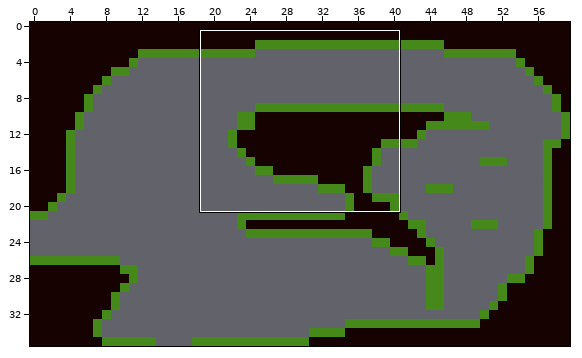
Level history. Tiled map: PlatformGame-L19_Optimization/Assets/Maps/MapCor_Sala8.tmx. The first picture is a wide view before the edit; the outline marks the close-up.
Close-up. As it was:
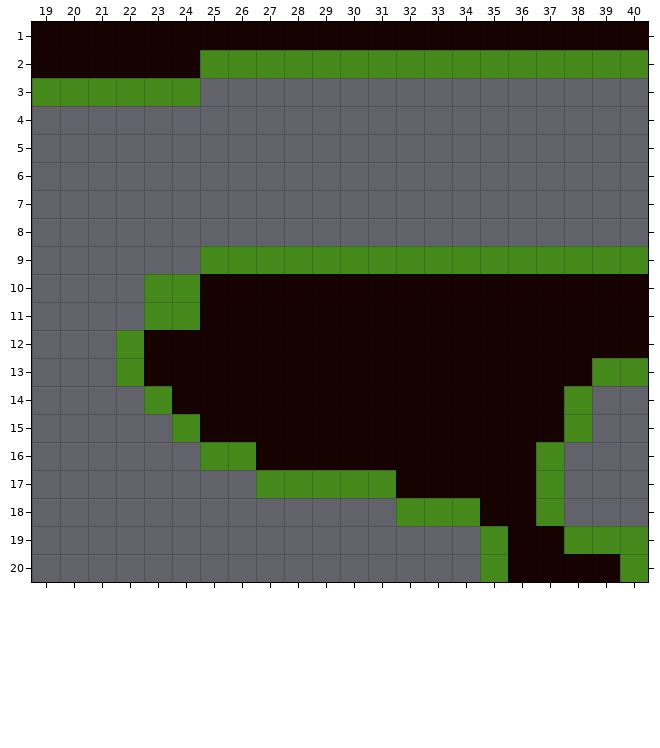
Cells are 64x64 px. Shown: x 19..40, y 1..20. The commit also changed other parts of the map, which this record leaves out.
The same view after the edit:
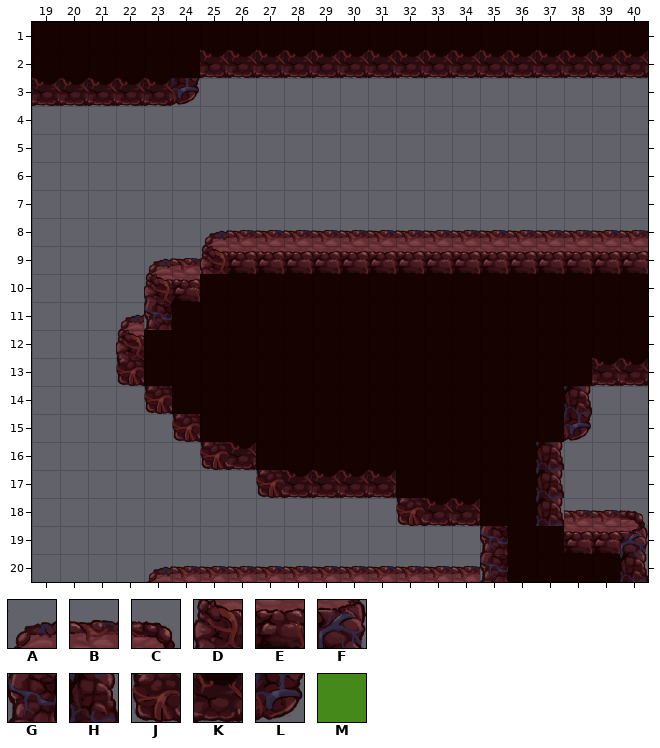
Key: from "Atlas_general": A 74, B 75, C 76, D 90, E 91, F 92, G 106, H 108, J 122, K 123, L 124; from "TileMetadata": M 1.
_ is an empty cell.
Tiles replaced or removed in this view: M.
The exact change:
Changed rows in their new state; . is an unchanged cell.
Layer "Map":
first column x 22:
 8 ...ABBBBBBBBBBBBBBB
 9 .AB................
11 A..................
first column x 23:
18 ...............BBC
20 ABBBBBBBBBBB......
Layer "Solid":
first column x 19:
 2 ......KKKKKKKKKKKKKKKK
 3 KKKKKL................
first column x 22:
 9 ...DEEEEEEEEEEEEEEE
10 .DE................
11 .G.................
12 D..................
13 J................KK
14 .J..............H..
15 ..J.............L..
16 ...JK..........H...
17 .....JKKKK.....H...
18 ..........JKK..H...
19 .............G..EEF
20 .............G....H
Layer "Collisions" (now hidden):
first column x 19:
 2 ......________________
 3 ______................
first column x 22:
 9 ...________________
10 .__................
11 .__................
12 _..................
13 _................__
14 ._.............._..
15 .._............._..
16 ...__.........._...
17 ....._____....._...
18 ..........___.._...
19 ............._..___
20 ............._...._
